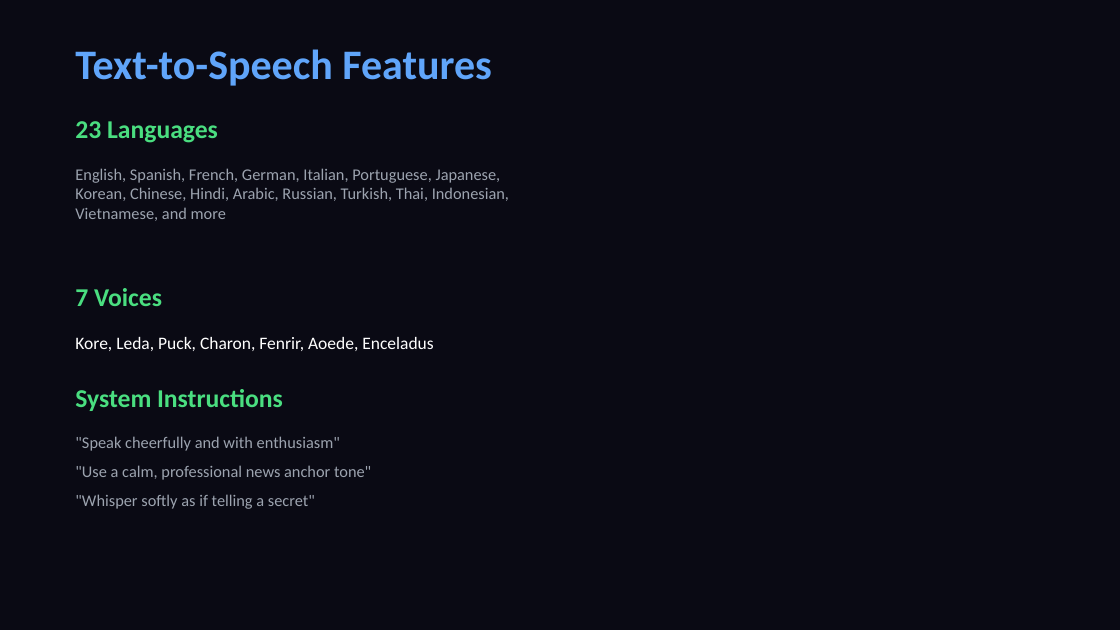
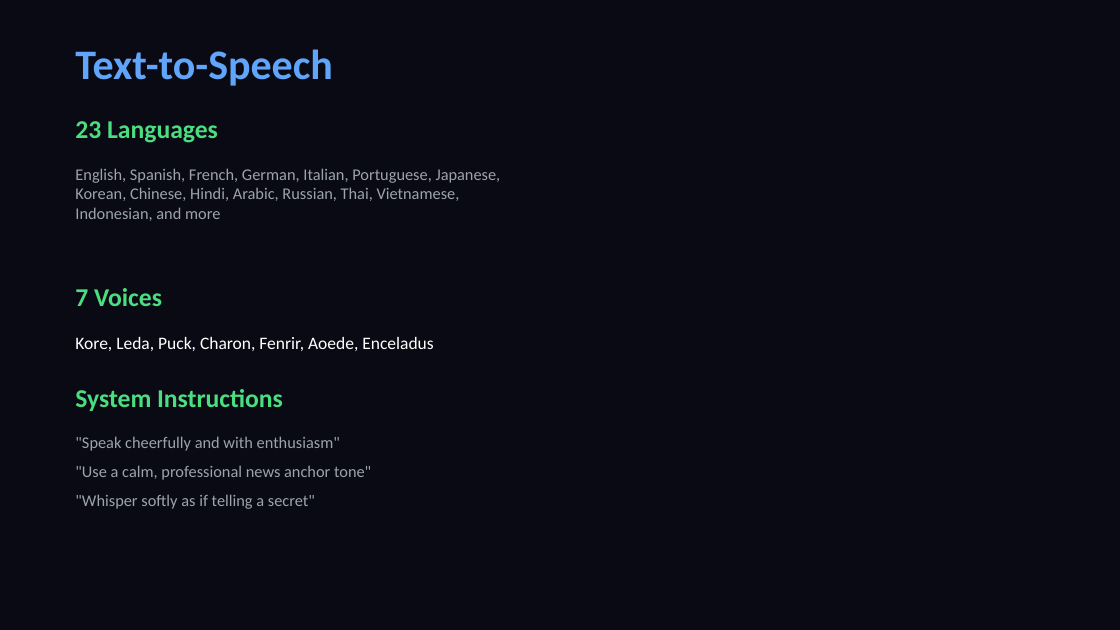
Before and after one commit to gauravz7/canvas, a slide deck: slide 6 of docs/Canvas_Product_Deck.pptx (slide 10 before the commit). Drawn at 1120x630 pixels with LibreOffice and Linux fonts; fonts in the diff are those of the drawing. Boxes give left, top, right and bottom in pixels: in the first picture for what was removed or moved away, otherwise in the second. Text is boxed around its words. In the diff, an @@ line names an element or a change of style, - is before the commit and + after.

```diff
--- a/docs/Canvas_Product_Deck.pptx
+++ b/docs/Canvas_Product_Deck.pptx
@@ text at (x1=75, y1=49, x2=333, y2=86): text changed @@
-Text-to-Speech Features
+Text-to-Speech
@@ text at (x1=75, y1=168, x2=501, y2=221): text changed @@
-English, Spanish, French, German, Italian, Portuguese, Japanese, Korean, Chinese, Hindi, Arabic, Russian, Turkish, Thai, Indonesian, Vietnamese, and more
+English, Spanish, French, German, Italian, Portuguese, Japanese, Korean, Chinese, Hindi, Arabic, Russian, Thai, Vietnamese, Indonesian, and more
```
Also in this commit, not shown: 11 other slides changed, 2 slides added, 3 slides removed, 11 other files.
